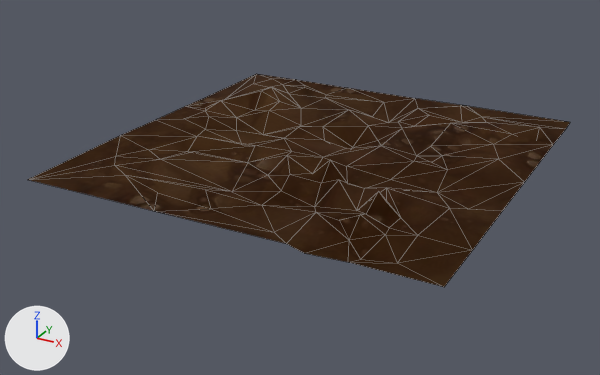
What one commit did to the FBX model Assets/Content/Models/Dungeon/Crystal/Ground/Ground_01.fbx.
Both versions are drawn from a 50 mm lens placed at (1.78, -3.47, 1.53), pointed at (-0.05, -0.13, -0.14). The lights are fixed; the arrows at lower left show +X, +Y and +Z. Mesh edges are drawn as thin lines. Where no turn or scale is listed for an object, it has been applied to the vertices.

Names of what the first picture shows: 'Ground_01_с.001'.
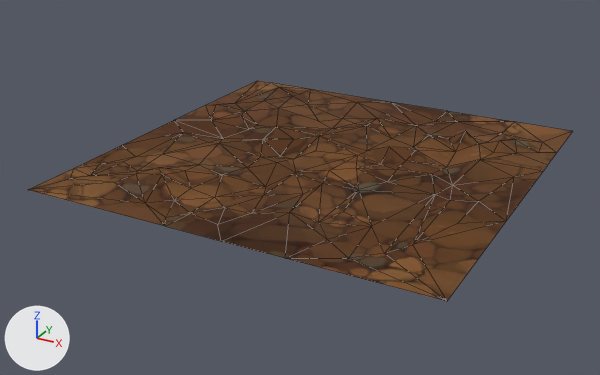
Edits to the bpy script that builds the scene:
```text
Add img_ground_png:
    img_ground_png = load_image('Ground.png', '../Texture_crystal/Wall_ground/Ground.png', 736, 736, 'sRGB')
Change mat_ground_01_с_001:
    mat_ground_01_с_001.texture: img_ground_01_jpg -> img_ground_png
Change me_mesh_163:
    where me_mesh_163.from_pydata(...)  # 131 vertices, 217 faces; spans x -1.0..1.0, y -1.0..1.0, z -0.05..0.13
    used by ob_ground_01_с_001; location = (0.0, 0.0, 0.0)
    me_mesh_163 part 1: the whole mesh is multiplied about its middle by the matrix ((0.0, -1.0, 0.0), (1.0, 0.0, 0.0), (0.0, 0.0, 0.711)), then moved by (0.02, -0.03, -0.04)
```

Boxes [x1, y1, x2, y2] around the edits, measured in the pictures (600 x 375 px):
'Ground_01_с.001', surface changed, reshaped
    before: [27, 74, 570, 287]
    after: [29, 81, 572, 301]
